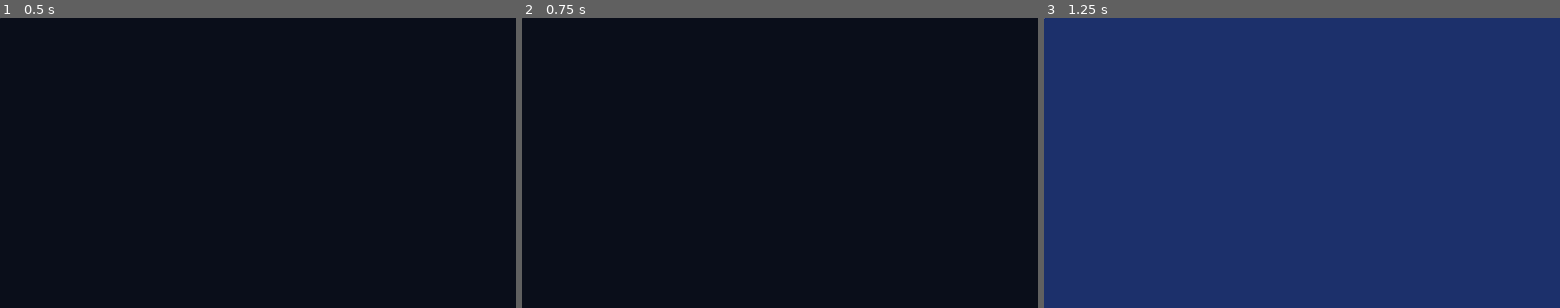
Above: before the commit, frames 1-3 (left to right).
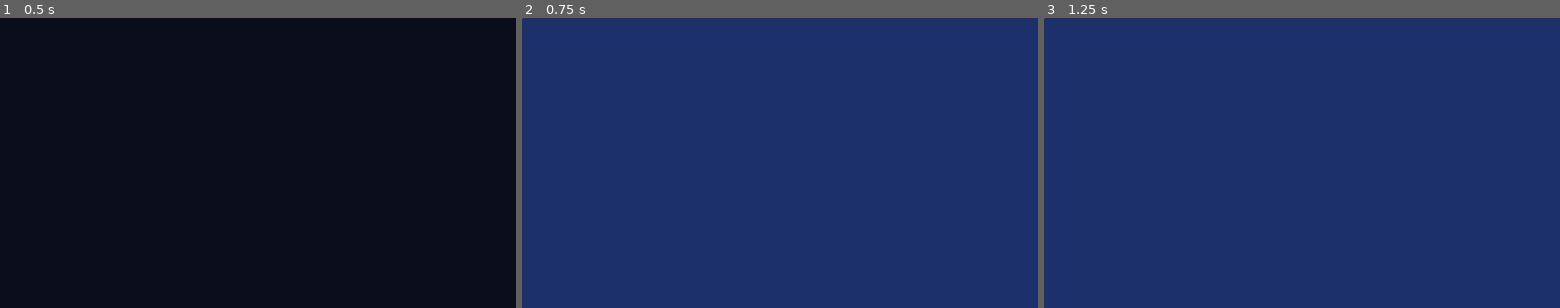
Above: after the commit, the same moments.

Repository: digitalghost404/obsidian-nexus
Game: Godot game, scene res://main.tscn
Same seed, same stepped clock (60 frames per second), same inputs: the game is played once before the commit and once after it.
Inputs (mouse positions are in pixels of both pictures, inside the frame that each line leads up to):
- Up to frame 1 (0.5 s): no input
- Up to frame 2 (0.75 s): tap Enter at 0.5 s; move the mouse to (893, 148) at 0.52 s; hold D from 0.53 s (still down); tap Space at 0.6 s; click (893, 148) at 0.67 s
- Up to frame 3 (1.25 s): keep holding D; tap Space at 0.77, 1.07 s

Frame 1 is identical in both runs. In frame 2, 100% of the frame differs, in the area x 0-100%, y 0-100%; in frame 3, nothing differs.

Commit message:
debug: strip transition to bare swap to isolate corridor visibility

Diff:
--- a/autoloads/layer_manager.gd
+++ b/autoloads/layer_manager.gd
@@ -74,39 +74,21 @@
 	if _is_transitioning:
 		return
 	_is_transitioning = true
-	transition_started.emit()
 
-	# Fade to black
-	_transition_overlay.color = Color(0, 0, 0.02, 0)
-	_transition_overlay.visible = true
-	var tween := create_tween()
-	tween.tween_property(_transition_overlay, "color:a", 1.0, 0.4)
-	await tween.finished
-
-	# Swap scenes
+	# Immediate swap — no animation for now
 	if current_scene:
 		current_scene.queue_free()
+		current_scene = null
 	if current_camera:
 		current_camera.queue_free()
+		current_camera = null
 
-	await get_tree().process_frame
+	# Wait for old nodes to be freed
 	await get_tree().process_frame
 
 	load_layer(target_layer, context)
 
-	# Wait for scene to fully initialize (physics needs multiple frames)
-	await get_tree().process_frame
-	await get_tree().process_frame
-	await get_tree().process_frame
-
-	# Fade from black
-	var tween2 := create_tween()
-	tween2.tween_property(_transition_overlay, "color:a", 0.0, 0.6)
-	await tween2.finished
-	_transition_overlay.visible = false
-
 	_is_transitioning = false
-	transition_completed.emit()
 
 func _unhandled_input(event: InputEvent) -> void:
 	if _is_transitioning:
